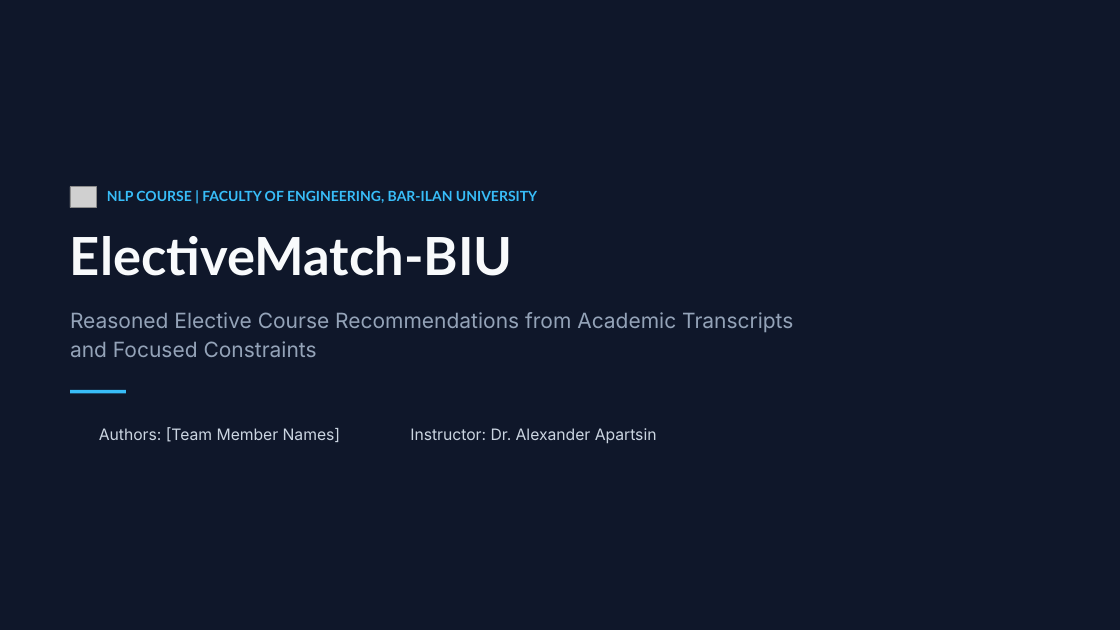
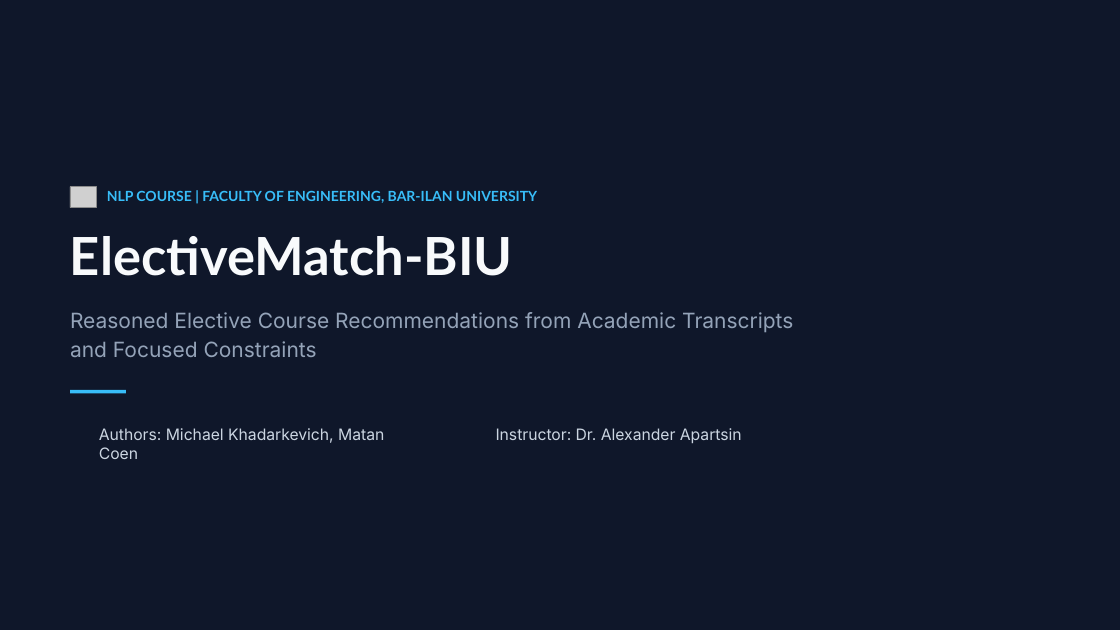
Before and after one commit to michaelkhadarkevich/Effective-match, a slide deck: slide 1 of presentations/ElectiveMatch_Proposal.pptx. Drawn at 1120x630 pixels with LibreOffice and Linux fonts; fonts in the diff are those of the drawing; grey boxes stand for pictures; background and template pictures are left out. Boxes give left, top, right and bottom in pixels: in the first picture for what was removed or moved away, otherwise in the second. Text is boxed around its words. In the diff, an @@ line names an element or a change of style, - is before the commit and + after.

Commit message:
Add team names to proposal deck and README

```diff
--- a/presentations/ElectiveMatch_Proposal.pptx
+++ b/presentations/ElectiveMatch_Proposal.pptx
@@ text at (99, 428, 384, 459): text changed @@
-Authors: [Team Member Names]
+Authors: Michael Khadarkevich, Matan Coen
@@ text "Instructor: Dr. Alexander Apartsin": place and size @@
-text "Instructor: Dr. Alexander Apartsin" at (410, 428, 657, 443)
+text "Instructor: Dr. Alexander Apartsin" at (496, 428, 742, 443)
```
Also in this commit, not shown: 2 other files.
